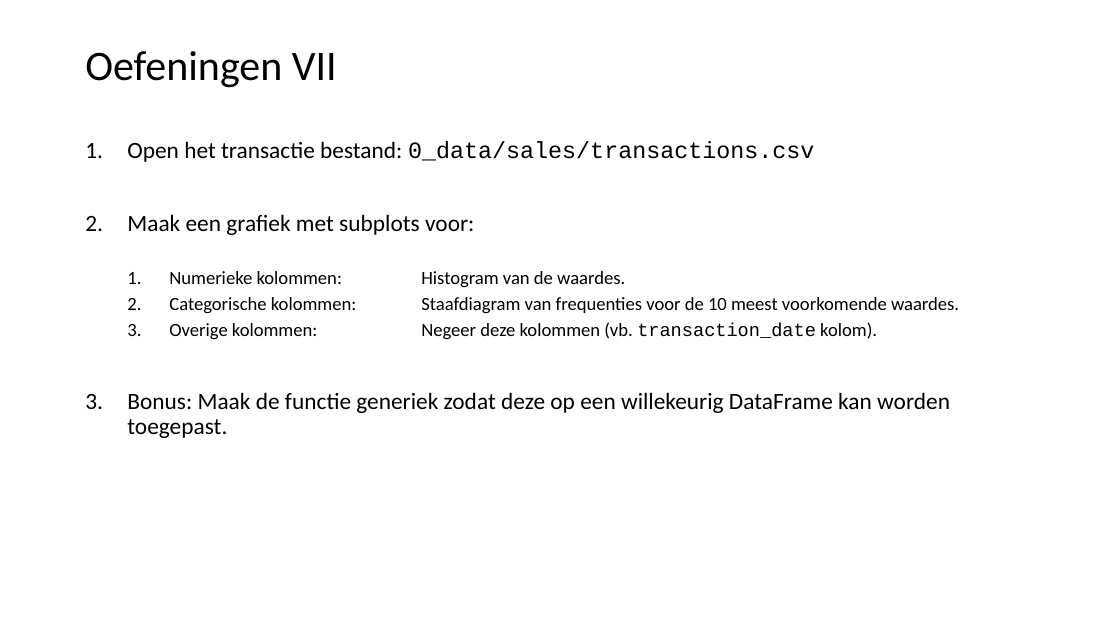
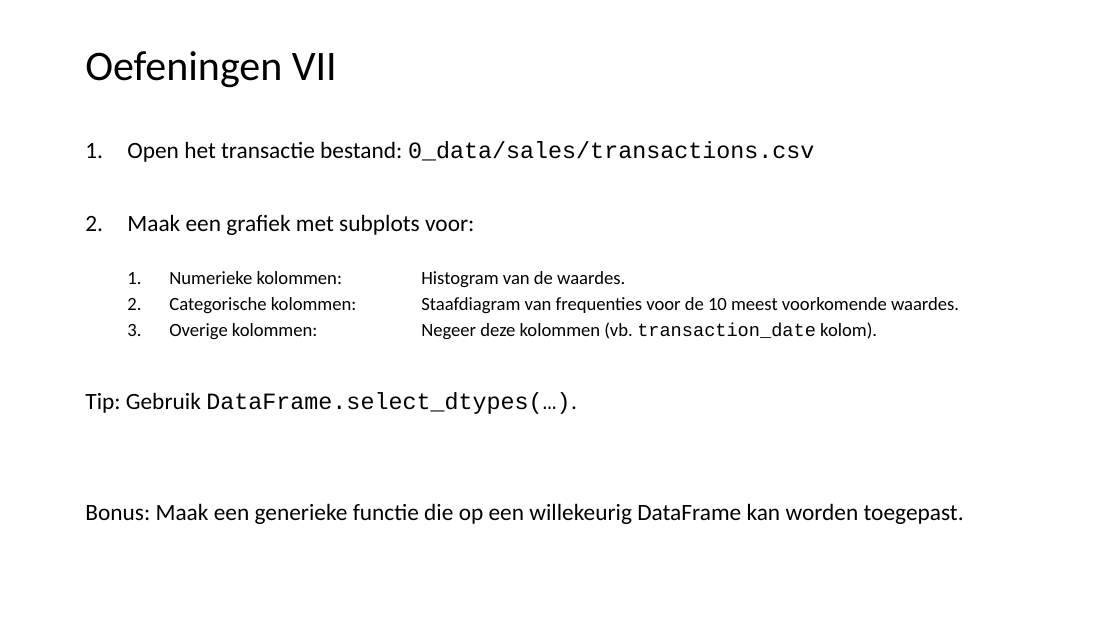
Before and after one commit to LFKoning/knowledge-sharing, a slide deck: slide 33 of python_trainees/3_pandas_plotting/python_traineeship_3.pptx. Drawn at 1120x630 pixels with LibreOffice and Linux fonts; fonts in the diff are those of the drawing. Boxes give left, top, right and bottom in pixels: in the first picture for what was removed or moved away, otherwise in the second. Text is boxed around its words. In the diff, an @@ line names an element or a change of style, - is before the commit and + after.

```diff
--- a/python_trainees/3_pandas_plotting/python_traineeship_3.pptx
+++ b/python_trainees/3_pandas_plotting/python_traineeship_3.pptx
@@ text at [85, 392, 964, 524]: text changed @@
-3. Bonus: Maak de functie generiek zodat deze op een willekeurig DataFrame kan worden toegepast.
+Tip: Gebruik DataFrame.select_dtypes(…).
+Bonus: Maak een generieke functie die op een willekeurig DataFrame kan worden toegepast.
```
Also in this commit, not shown: 2 other files.
